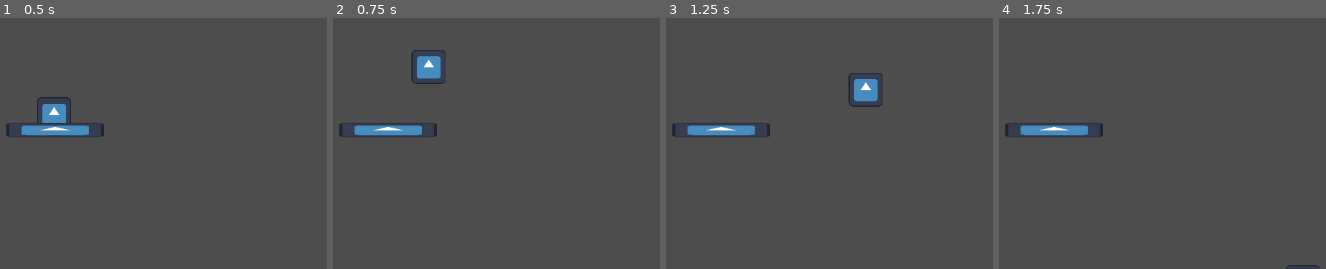
Above: before the commit, frames 1-4 (left to right).
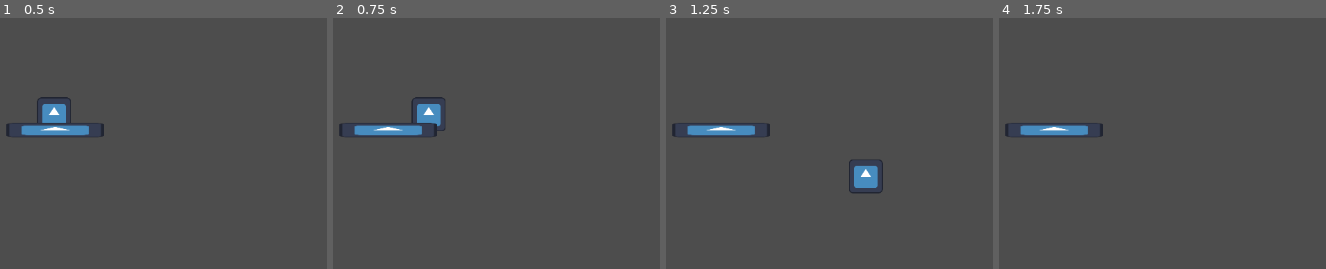
Above: after the commit, the same moments.

Repository: razzius/oxygen-farm
Game: Godot game, scene res://main.tscn
Two runs of this game, one before a commit and one after it. Both use one fixed random seed, a clock stepped at 60 frames per second and the inputs below. The engine's default icon, where the game draws it, is replaced by a stand-in: a white triangle on a blue panel in a dark square.
Inputs:
- Up to frame 1 (0.5 s): no input
- Up to frame 2 (0.75 s): tap Enter (ui_accept) at 0.5, 0.6 s; hold Right (ui_right) from 0.53 s (still down)
- Up to frame 3 (1.25 s): keep holding Right (ui_right); tap Enter (ui_accept) at 0.77, 1.07 s
- Up to frame 4 (1.75 s): keep holding Right (ui_right); tap Enter (ui_accept) at 1.35, 1.52 s

Frame 1 is identical in both runs. In frame 2, 1.7% of the frame differs, in the area x 23-35%, y 12-46%; in frame 3, 1.7%, in the area x 55-67%, y 21-70%; in frame 4, less than 0.1%.

Commit message:
update input maps

Diff:
--- a/player.gd
+++ b/player.gd
@@ -11,12 +11,12 @@
 		velocity += get_gravity() * delta
 
 	# Handle jump.
-	if Input.is_action_just_pressed("ui_accept") and is_on_floor():
+	if Input.is_action_just_pressed("up") and is_on_floor():
 		velocity.y = JUMP_VELOCITY
 
 	# Get the input direction and handle the movement/deceleration.
 	# As good practice, you should replace UI actions with custom gameplay actions.
-	var direction := Input.get_axis("ui_left", "ui_right")
+	var direction := Input.get_axis("left", "right")
 	if direction:
 		velocity.x = direction * SPEED
 	else:
--- a/project.godot
+++ b/project.godot
@@ -15,6 +15,32 @@
 config/features=PackedStringArray("4.3", "GL Compatibility")
 config/icon="res://icon.svg"
 
+[input]
+
+up={
+"deadzone": 0.5,
+"events": [Object(InputEventKey,"resource_local_to_scene":false,"resource_name":"","device":-1,"window_id":0,"alt_pressed":false,"shift_pressed":false,"ctrl_pressed":false,"meta_pressed":false,"pressed":false,"keycode":0,"physical_keycode":87,"key_label":0,"unicode":119,"location":0,"echo":false,"script":null)
+, Object(InputEventKey,"resource_local_to_scene":false,"resource_name":"","device":-1,"window_id":0,"alt_pressed":false,"shift_pressed":false,"ctrl_pressed":false,"meta_pressed":false,"pressed":false,"keycode":0,"physical_keycode":4194320,"key_label":0,"unicode":0,"location":0,"echo":false,"script":null)
+]
+}
+left={
+"deadzone": 0.5,
+"events": [Object(InputEventKey,"resource_local_to_scene":false,"resource_name":"","device":-1,"window_id":0,"alt_pressed":false,"shift_pressed":false,"ctrl_pressed":false,"meta_pressed":false,"pressed":false,"keycode":0,"physical_keycode":4194319,"key_label":0,"unicode":0,"location":0,"echo":false,"script":null)
+, Object(InputEventKey,"resource_local_to_scene":false,"resource_name":"","device":-1,"window_id":0,"alt_pressed":false,"shift_pressed":false,"ctrl_pressed":false,"meta_pressed":false,"pressed":false,"keycode":0,"physical_keycode":65,"key_label":0,"unicode":97,"location":0,"echo":false,"script":null)
+]
+}
+right={
+"deadzone": 0.5,
+"events": [Object(InputEventKey,"resource_local_to_scene":false,"resource_name":"","device":-1,"window_id":0,"alt_pressed":false,"shift_pressed":false,"ctrl_pressed":false,"meta_pressed":false,"pressed":false,"keycode":0,"physical_keycode":68,"key_label":0,"unicode":100,"location":0,"echo":false,"script":null)
+, Object(InputEventKey,"resource_local_to_scene":false,"resource_name":"","device":-1,"window_id":0,"alt_pressed":false,"shift_pressed":false,"ctrl_pressed":false,"meta_pressed":false,"pressed":false,"keycode":0,"physical_keycode":4194321,"key_label":0,"unicode":0,"location":0,"echo":false,"script":null)
+]
+}
+cut={
+"deadzone": 0.5,
+"events": [Object(InputEventKey,"resource_local_to_scene":false,"resource_name":"","device":-1,"window_id":0,"alt_pressed":false,"shift_pressed":false,"ctrl_pressed":false,"meta_pressed":false,"pressed":false,"keycode":0,"physical_keycode":32,"key_label":0,"unicode":32,"location":0,"echo":false,"script":null)
+]
+}
+
 [rendering]
 
 renderer/rendering_method="gl_compatibility"
